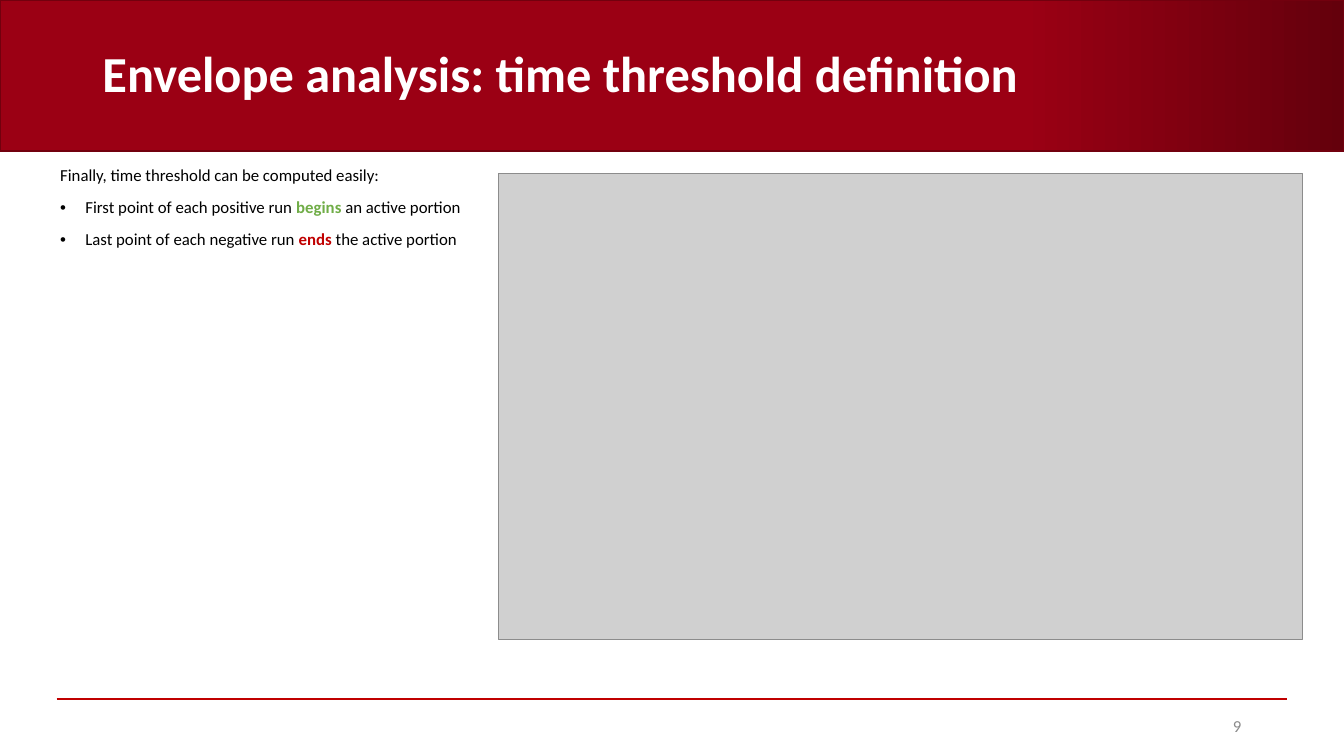
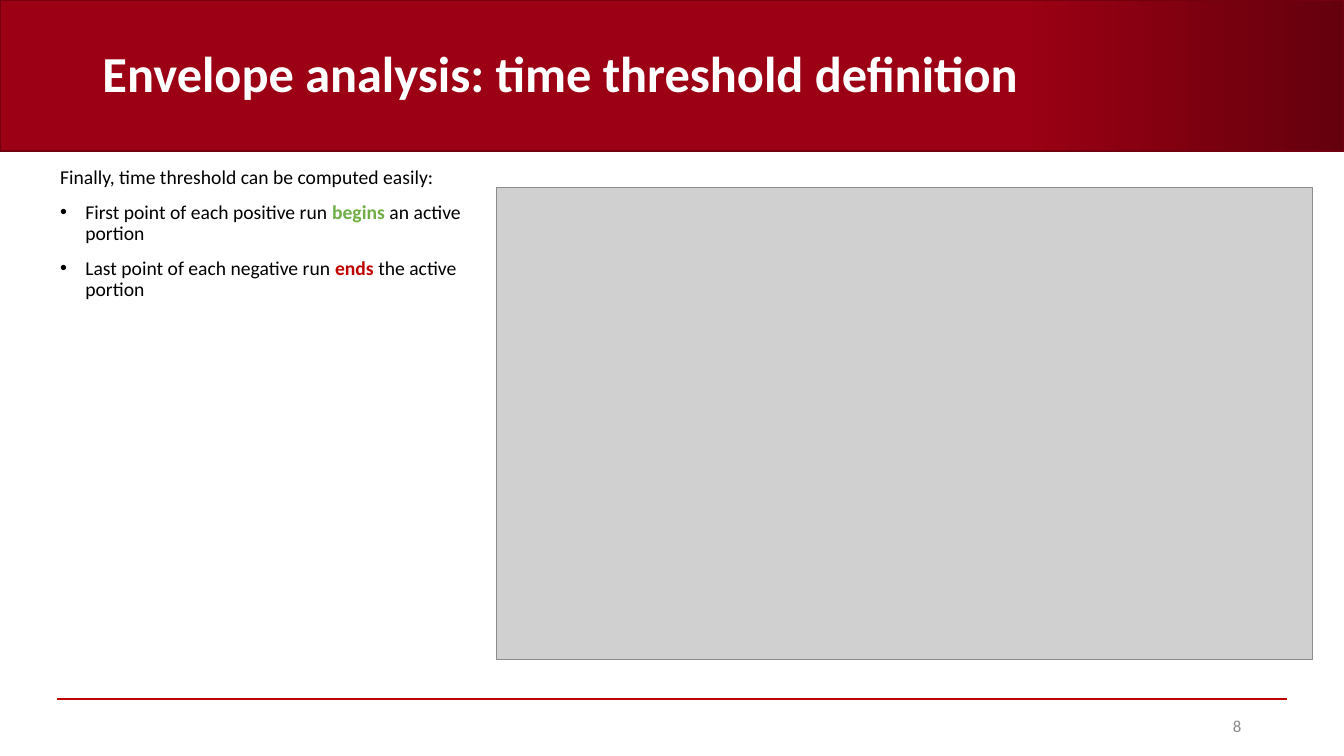
Before and after one commit to AndreaCorrado00/Tesi_magistrale_Corrado_Andrea, a slide deck: slide 8 of Documentation/7. Envelope analysis.pptx (slide 9 before the commit). Drawn at 1344x756 pixels with LibreOffice and Linux fonts; fonts in the diff are those of the drawing; grey boxes stand for pictures; background and template pictures are left out. Boxes give left, top, right and bottom in pixels: in the first picture for what was removed or moved away, otherwise in the second. Text is boxed around its words. In the diff, an @@ line names an element or a change of style, - is before the commit and + after.

```diff
--- a/Documentation/7. Envelope analysis.pptx
+++ b/Documentation/7. Envelope analysis.pptx
@@ text "Finally, time threshold can be ..." at [60,170,461,299]: size 12 to 14 pt @@
@@ picture: place and size @@
-picture at [499,173,1304,639]
+picture at [496,188,1313,659]
@@ page number at [1233,720,1241,732]: text changed @@
-9
+8
```
Also in this commit, not shown: 18 other slides changed, 11 slides added, 4 slides removed.
